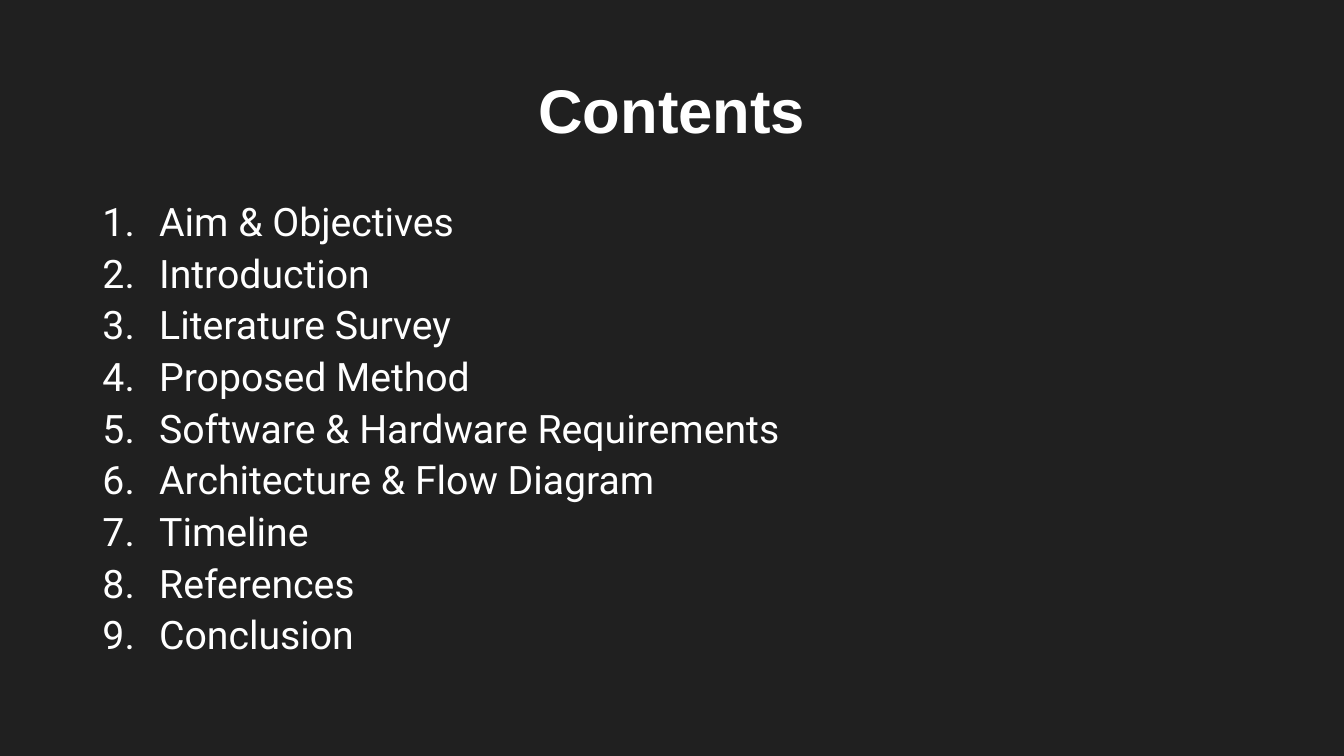
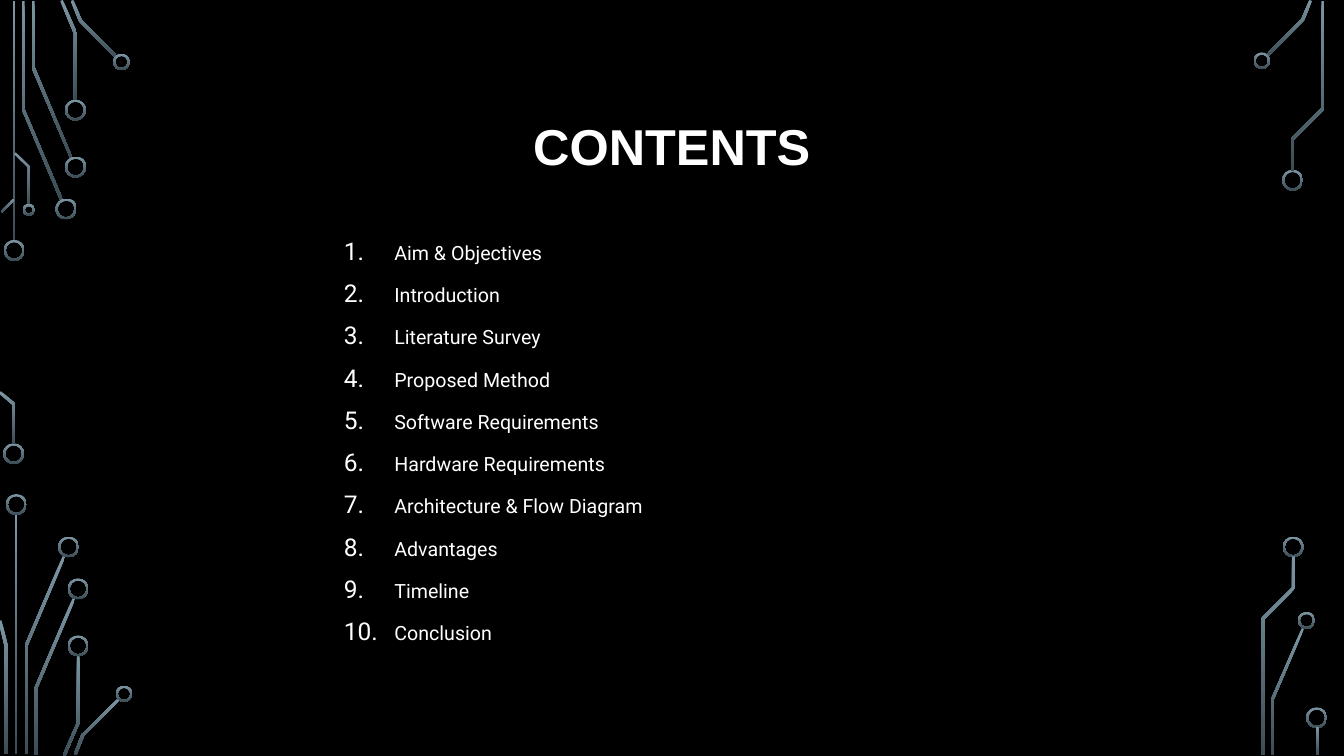
Before and after one commit to SFM61319/image2speech-te, a slide deck: slide 2 of docs/Presentation-1.pptx. Drawn at 1344x756 pixels with LibreOffice and Linux fonts; fonts in the diff are those of the drawing; background and template pictures are left out. Boxes give left, top, right and bottom in pixels: in the first picture for what was removed or moved away, otherwise in the second. Text is boxed around its words. In the diff, an @@ line names an element or a change of style, - is before the commit and + after.

```diff
--- a/docs/Presentation-1.pptx
+++ b/docs/Presentation-1.pptx
@@ background #202020 to picture (left out) @@
@@ title at (x1=533, y1=129, x2=810, y2=166): text changed; size 44 to 36 pt @@
-Contents
+CONTENTS
@@ text "Aim & Objectives" moved from (x1=159, y1=206, x2=780, y2=650) to (x1=394, y1=245, x2=642, y2=599) @@
@@ text at (x1=394, y1=245, x2=642, y2=599): size 28 to 14 pt in "Aim & Objectives", "Introduction", "Literature Survey", "Proposed Method" and 3 more places; indent changed; line spacing 0.8 to 1.2 @@
@@ text at (x1=394, y1=414, x2=605, y2=475): text changed; size 28 to 14 pt @@
-5. Software & Hardware Requirements
+5. Software Requirements
+6. Hardware Requirements
@@ text at (x1=159, y1=568, x2=354, y2=599): paragraph removed @@
-8. References
@@ text at (x1=394, y1=541, x2=497, y2=560): paragraph added @@
+8. Advantages
@@ group added at (x1=0, y1=0, x2=1328, y2=756): 33 freeform shapes, 3 rectangles @@
```
Also in this commit, not shown: 5 other slides changed, 9 slides added, 6 slides removed.
